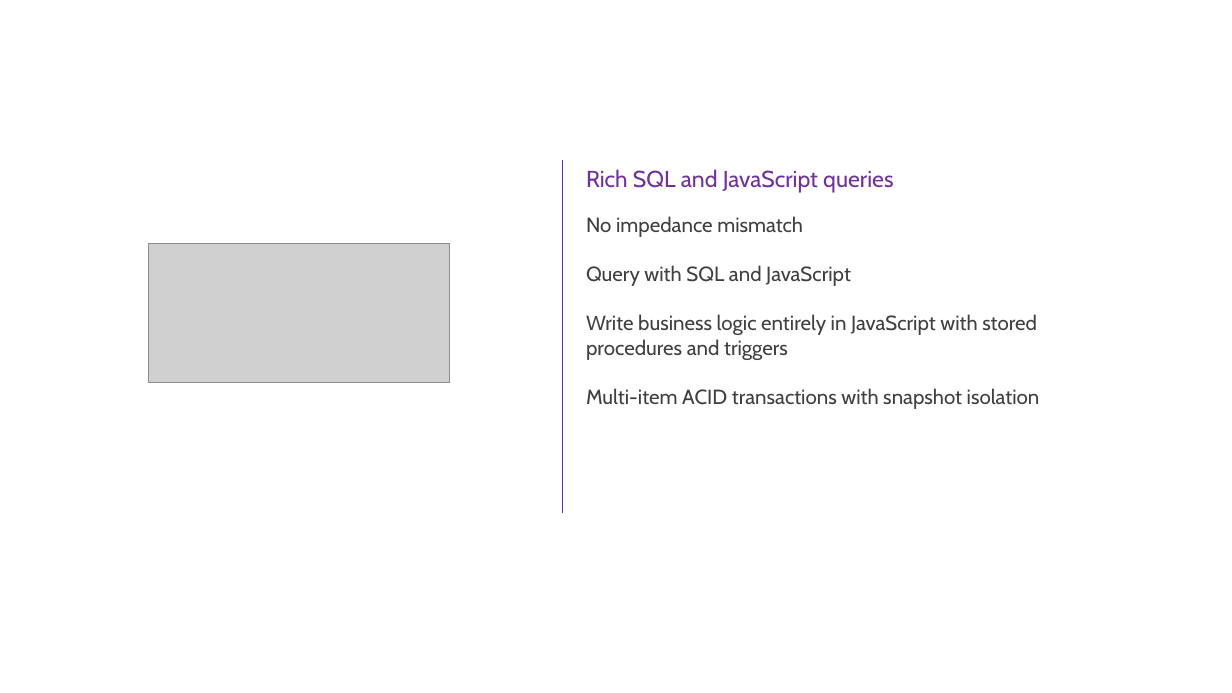
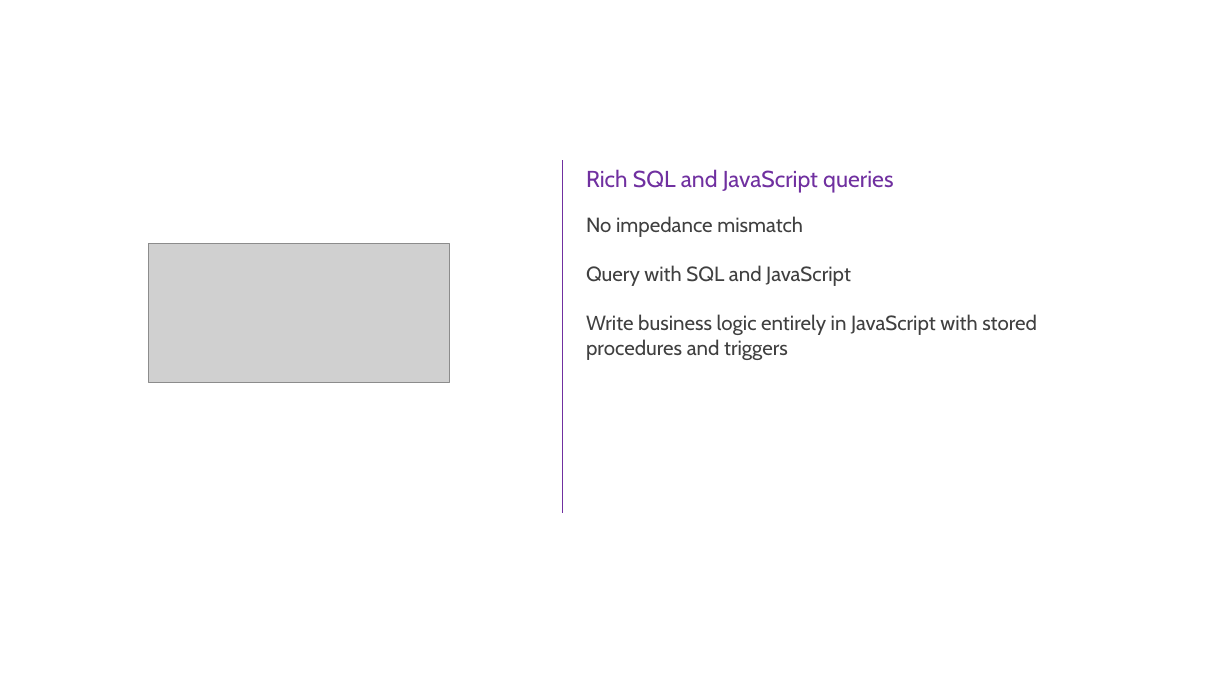
Before and after one commit to noodlefrenzy/CognitiveServicesTutorial, a slide deck: slide 6 of Presentations/AI Immersion - Phase 1 - DocumentDB.pptx (slide 5 before the commit). Drawn at 1232x693 pixels with LibreOffice and Linux fonts; fonts in the diff are those of the drawing; grey boxes stand for pictures; background and template pictures are left out. Boxes give left, top, right and bottom in pixels: in the first picture for what was removed or moved away, otherwise in the second. Text is boxed around its words. In the diff, an @@ line names an element or a change of style, - is before the commit and + after.

```diff
--- a/Presentations/AI Immersion - Phase 1 - DocumentDB.pptx
+++ b/Presentations/AI Immersion - Phase 1 - DocumentDB.pptx
@@ text at [586,388,1040,409]: paragraph removed @@
-Multi-item ACID transactions with snapshot isolation
```
Also in this commit, not shown: 1 other slide changed, 1 slide removed.
